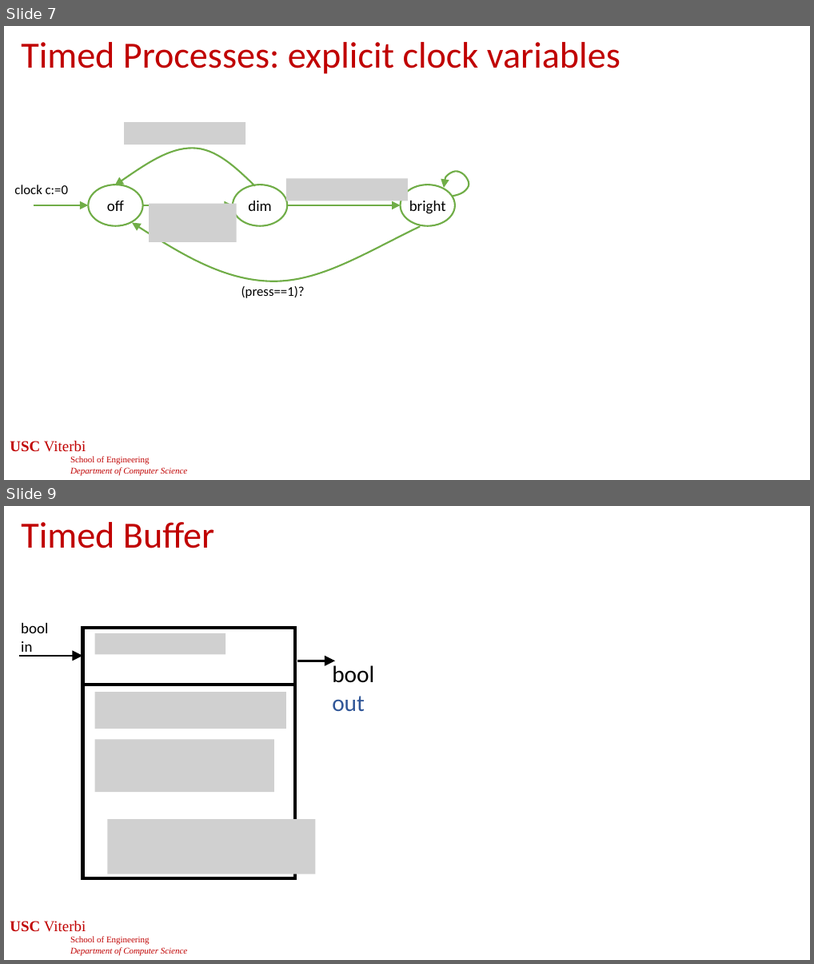
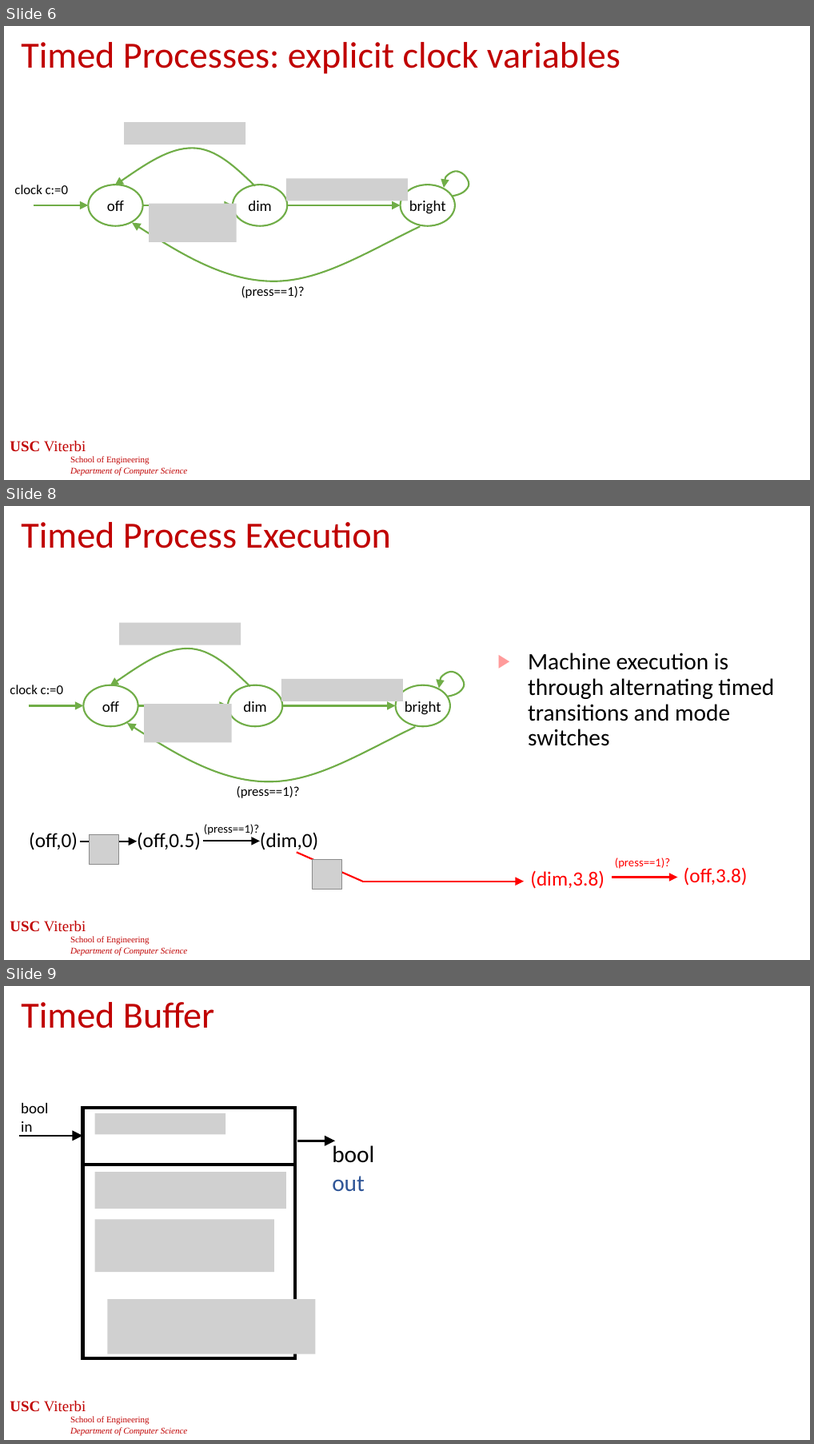
Before and after one commit to jdeshmukh/jdeshmukh.github.io, a slide deck: teaching/cs513-autocps-fall-2024/slides/TimedModels.pptx. Shown one above the other, each under a label of ours: slides 7 and 9 before the commit, slides 6, 8 and 9 after it; the slides between them are not shown. The pictures are 814x964 and 814x1444 pixels, drawn with LibreOffice and Linux fonts; fonts in the diff are those of the drawing; grey boxes stand for pictures; background and template pictures are left out. Boxes give left, top, right and bottom in pixels: in the first picture for what was removed or moved away, otherwise in the second. Text is boxed around its words. In the diff, an @@ line names an element or a change of style, - is before the commit and + after.

```diff
--- a/teaching/cs513-autocps-fall-2024/slides/TimedModels.pptx
+++ b/teaching/cs513-autocps-fall-2024/slides/TimedModels.pptx
@@ slide 8 added at (4, 506, 810, 960), background #FFFFFF; not listed: 1 template element that a slide beside it also shows @@
@@ title added at (21, 522, 391, 548), 44 pt, text #C00000 @@
+Timed Process Execution
@@ text added at (528, 652, 774, 746), 28 pt, text #000000 @@
+▶ Machine execution is through alternating timed transitions and mode switches
@@ group added at (10, 623, 464, 798): 3 ellipses, 3 arrows, 3 freeform shapes, 3 pictures, 2 texts @@
+off
+dim
+bright
+(press==1)?
+clock c:=0
@@ text added at (29, 832, 78, 850), 24 pt, text #000000 @@
+(off,0)
@@ arrow added from (80, 841) to (137, 841), #000000 2 pt @@
@@ picture added at (90, 834, 119, 864) @@
@@ text added at (137, 832, 201, 850), 24 pt, text #000000 @@
+(off,0.5)
@@ arrow added from (203, 840) to (260, 840), #000000 2 pt @@
@@ text added at (204, 824, 259, 835), 14 pt, text #000000 @@
+(press==1)?
@@ text added at (260, 832, 318, 852), 24 pt, text #000000 @@
+(dim,0)
@@ line added from (297, 852) to (362, 881), #FF0000 2 pt @@
@@ picture added at (312, 859, 342, 888) @@
@@ text added at (615, 857, 670, 868), 14 pt, text #FF0000 @@
+(press==1)?
@@ arrow added from (362, 881) to (524, 881), #FF0000 2 pt @@
@@ text added at (530, 870, 605, 888), 24 pt, text #FF0000 @@
+(dim,3.8)
@@ arrow added from (613, 877) to (678, 877), #FF0000 2 pt @@
@@ text added at (684, 867, 748, 885), 24 pt, text #FF0000 @@
+(off,3.8)
@@ page number added at (317, 927, 498, 951), 24 pt, text #FFFFFF @@
+8
@@ what was slide 7 is now slide 6 @@
```
Also in this commit, not shown: 4 slides changed, 1 slide removed, 2 other files.
